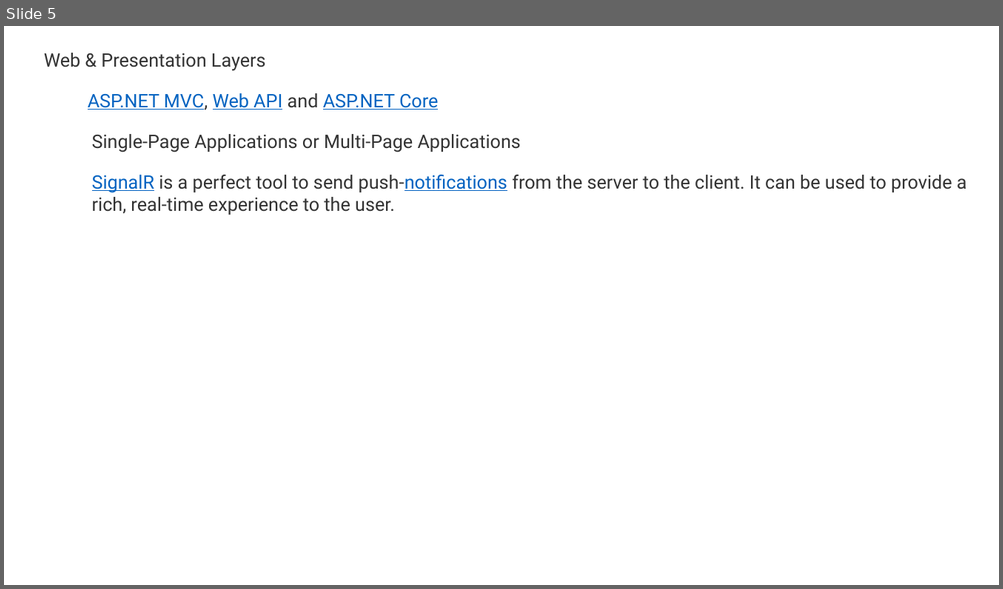
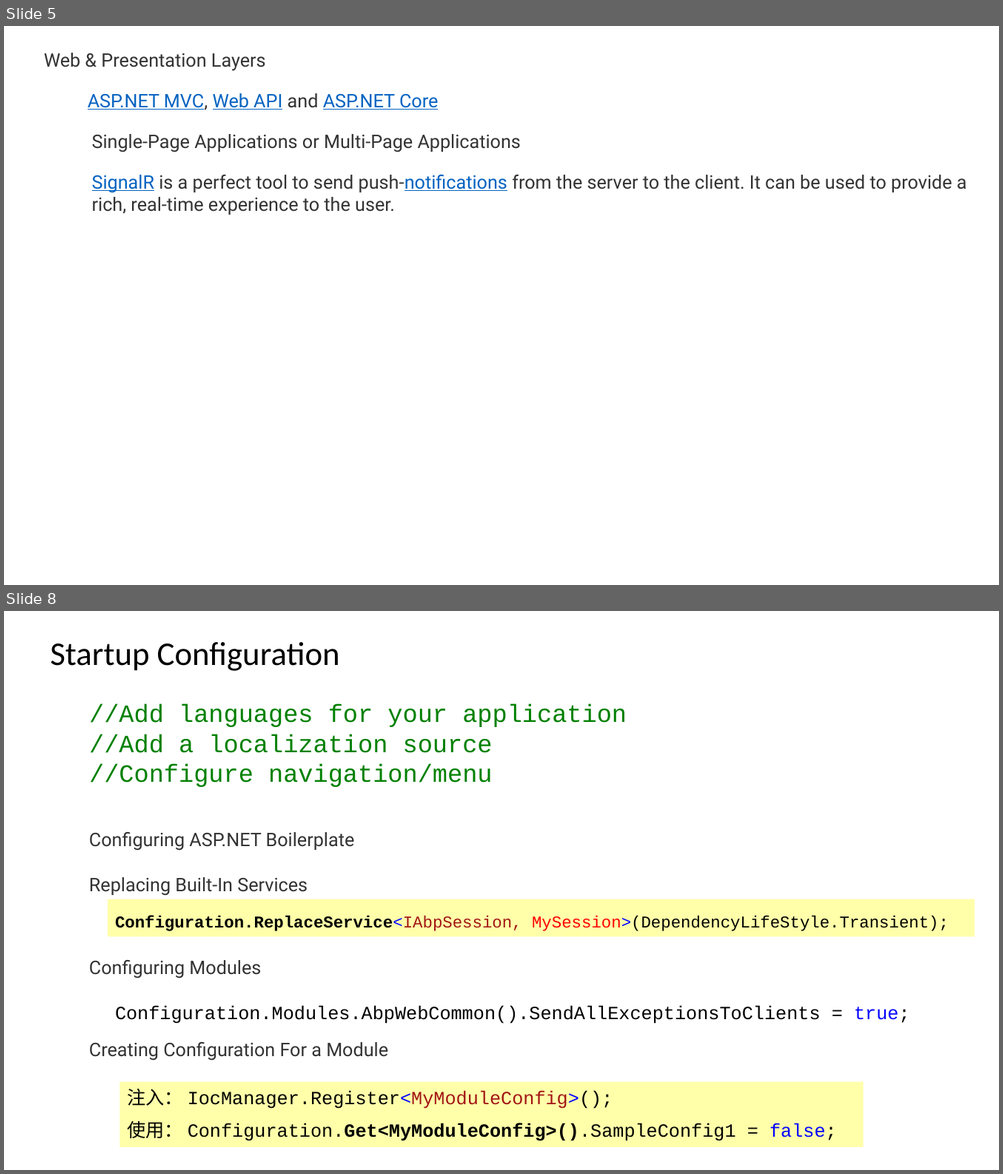
Before and after one commit to FredJiangFei/MyDocuments, a slide deck: 工作/abp/abp.pptx. Shown one above the other, each under a label of ours: slide 5 before the commit, slides 5 and 8 after it; the slides between them are not shown. The pictures are 1003x589 and 1003x1174 pixels, drawn with LibreOffice and Linux fonts; fonts in the diff are those of the drawing. Boxes give left, top, right and bottom in pixels: in the first picture for what was removed or moved away, otherwise in the second. Text is boxed around its words. In the diff, an @@ line names an element or a change of style, - is before the commit and + after.

Commit message:
abp

```diff
--- a/工作/abp/abp.pptx
+++ b/工作/abp/abp.pptx
@@ slide 8 added at [4, 611, 999, 1170], background #FFFFFF @@
@@ text added at [50, 642, 340, 671], 32 pt, text #000000 @@
+Startup Configuration
@@ text added at [89, 704, 626, 787], 24 pt, text #008000 @@
+//Add languages for your application
+//Add a localization source
+//Configure navigation/menu
@@ text added at [89, 832, 355, 851], 18 pt, text #333333 @@
+Configuring ASP.NET Boilerplate
@@ text added at [89, 877, 307, 896], 18 pt, text #333333 @@
+Replacing Built-In Services
@@ rectangle added at [108, 900, 975, 937], fill #FFFFAA, 16 pt, text #000000 @@
+Configuration.ReplaceService<IAbpSession, MySession>(DependencyLifeStyle.Transient);
@@ text added at [89, 960, 261, 979], 18 pt, text #333333 @@
+Configuring Modules
@@ text added at [115, 1006, 910, 1024], 18 pt, text #000000 @@
+Configuration.Modules.AbpWebCommon().SendAllExceptionsToClients = true;
@@ text added at [89, 1042, 388, 1061], 18 pt, text #333333 @@
+Creating Configuration For a Module
@@ rectangle added at [119, 1082, 862, 1148], fill #FFFFAA, 18 pt, text #000000 @@
+注入： IocManager.Register<MyModuleConfig>();
+使用： Configuration.Get<MyModuleConfig>().SampleConfig1 = false;
```
Also in this commit, not shown: 3 other slides added, 1 slide removed.
